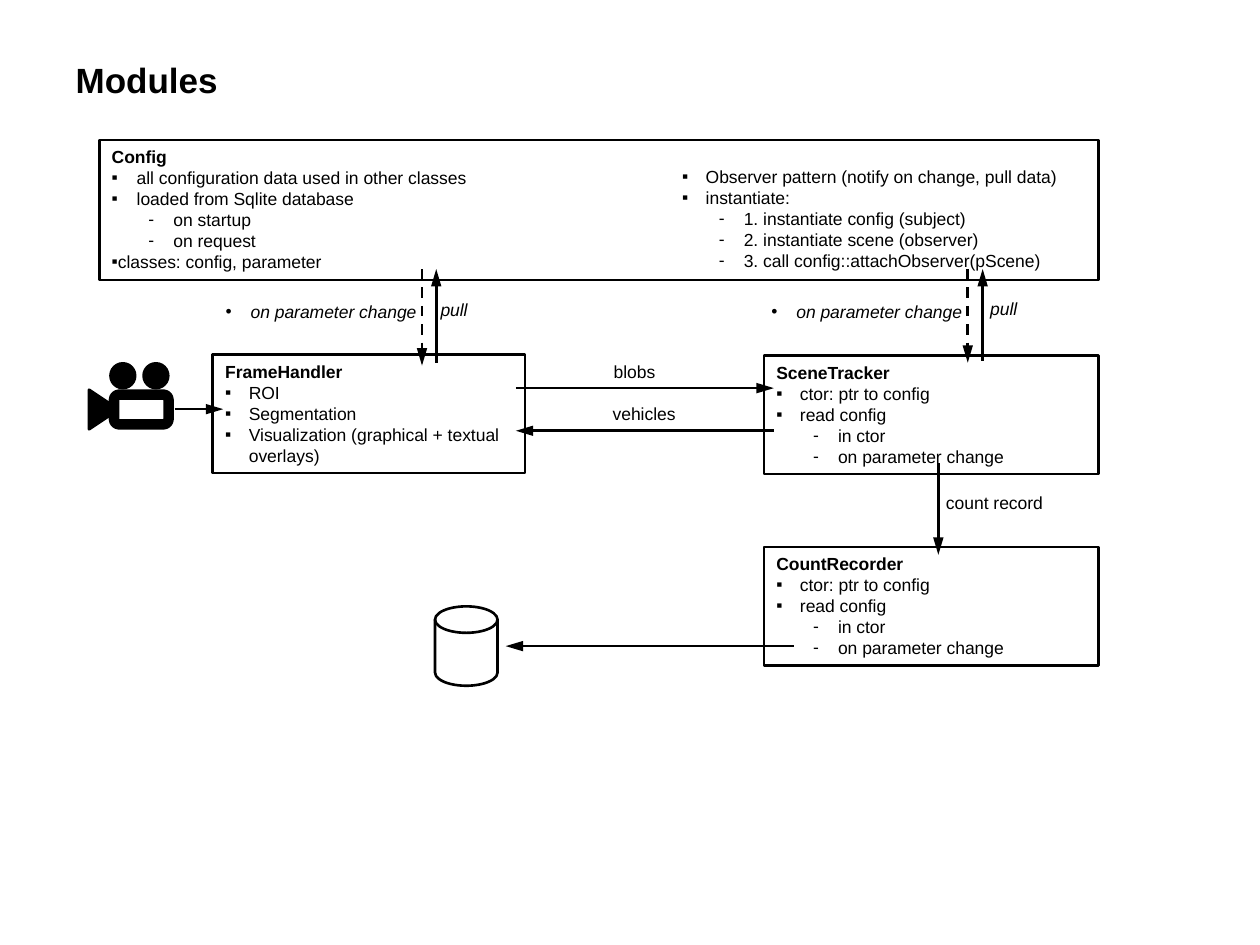
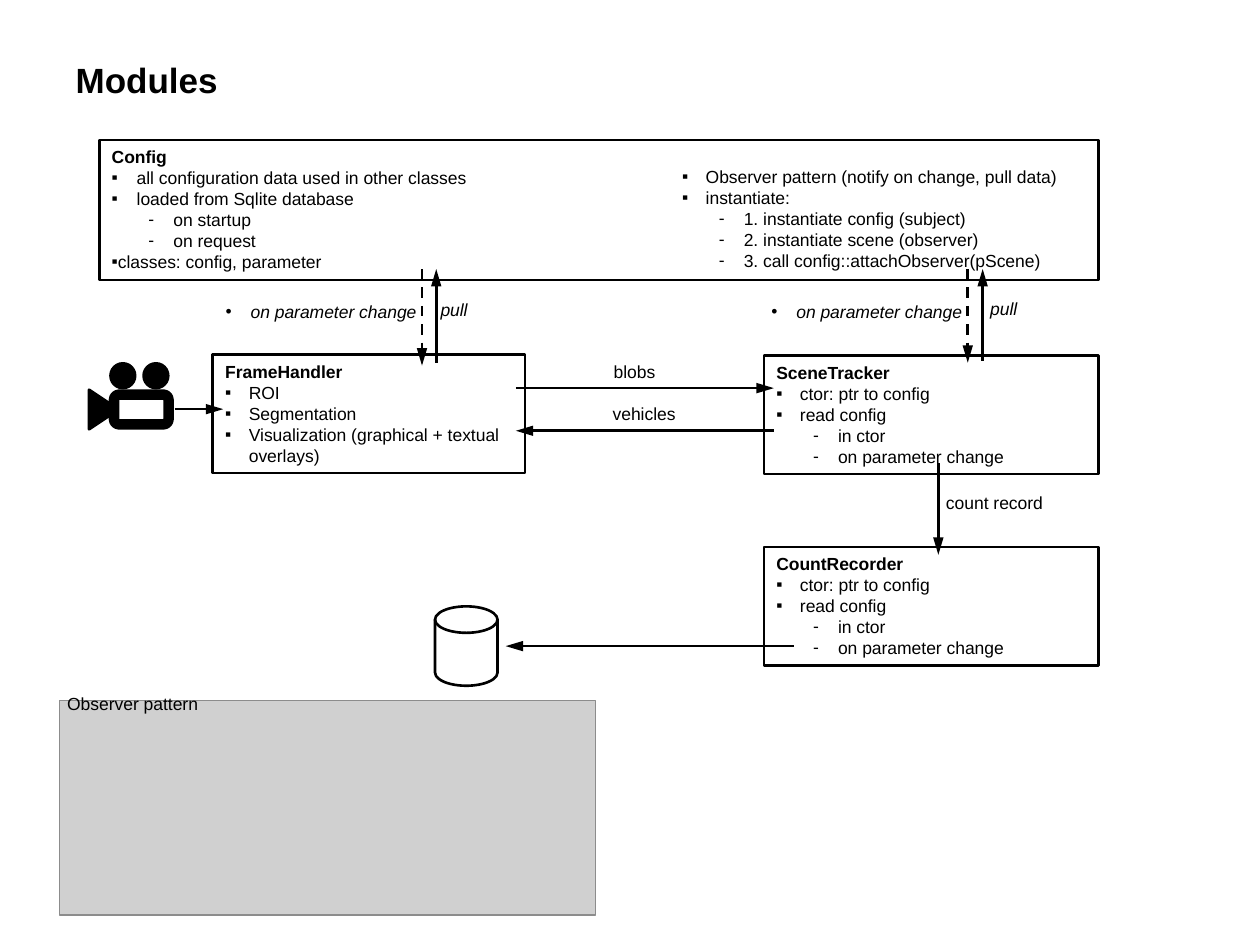
Before and after one commit to HwyToHell/CarCount, a slide deck: slide 2 of MotionDetection+ObjectTrackingV4.pptx. Drawn at 1260x945 pixels with LibreOffice and Linux fonts; fonts in the diff are those of the drawing; grey boxes stand for pictures. Boxes give left, top, right and bottom in pixels: in the first picture for what was removed or moved away, otherwise in the second. Text is boxed around its words. In the diff, an @@ line names an element or a change of style, - is before the commit and + after.

```diff
--- a/MotionDetection+ObjectTrackingV4.pptx
+++ b/MotionDetection+ObjectTrackingV4.pptx
@@ picture added at (59, 701, 595, 915) @@
@@ text added at (67, 696, 198, 714), 10 pt, text #000000 @@
+Observer pattern
```
Also in this commit, not shown: 1 other slide changed, 10 other files.
